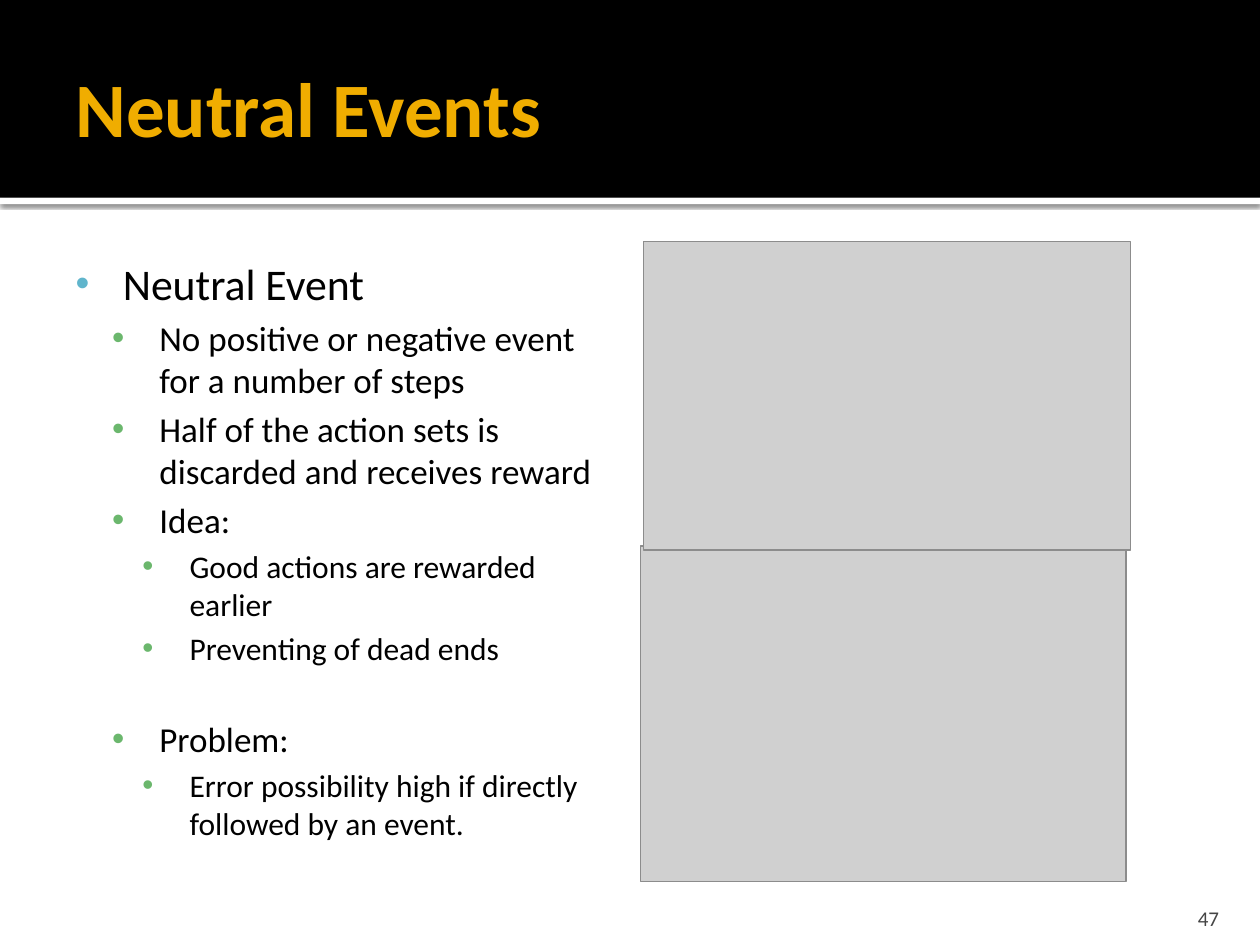
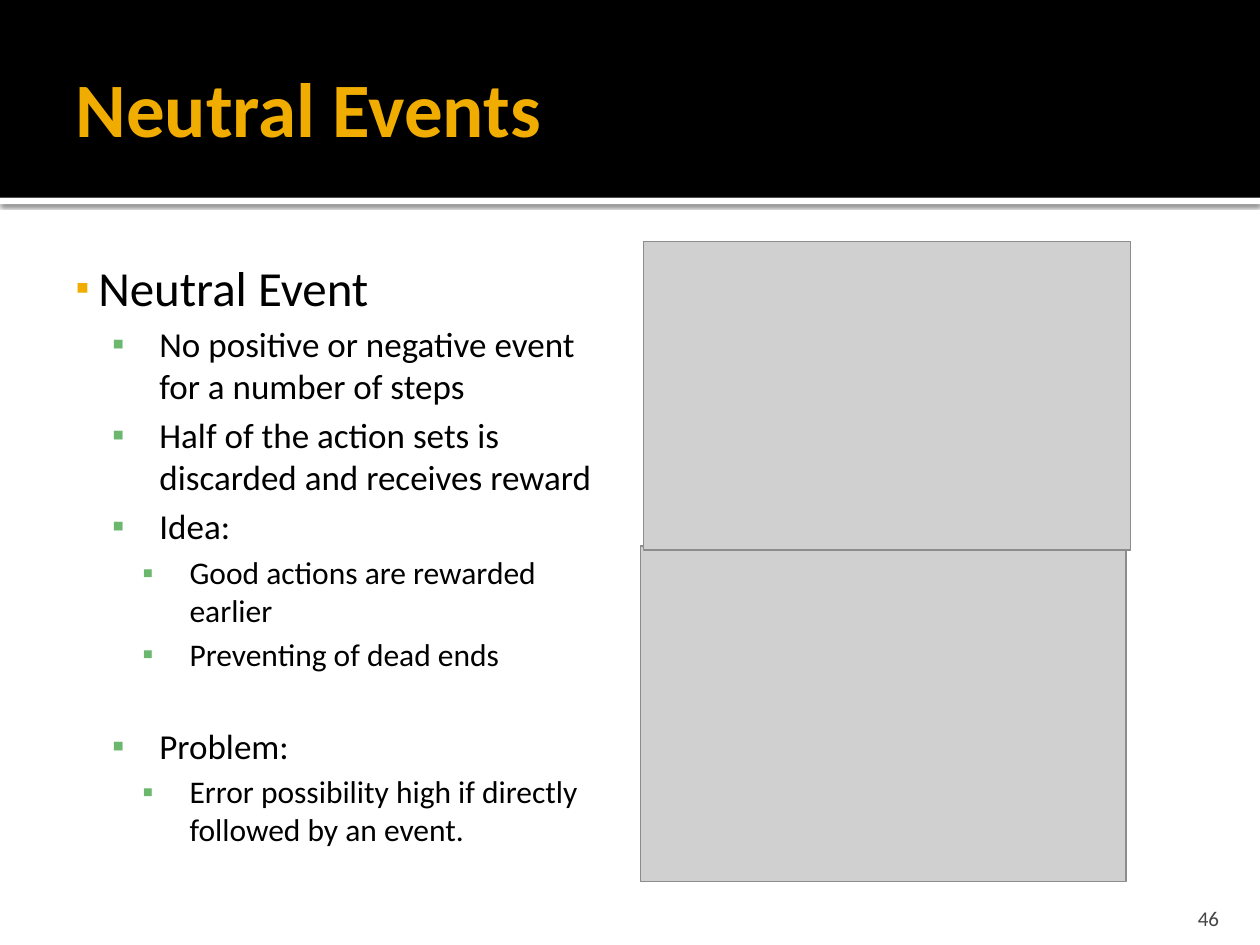
Before and after one commit to ClemensLode/GECCO-XCS-paper, a slide deck: slide 46 of Presentation/Adaption of XCS to Multi-Learner Predator.pptx (slide 47 before the commit). Drawn at 1260x945 pixels with LibreOffice and Linux fonts; fonts in the diff are those of the drawing; grey boxes stand for pictures. Boxes give left, top, right and bottom in pixels: in the first picture for what was removed or moved away, otherwise in the second. Text is boxed around its words. In the diff, an @@ line names an element or a change of style, - is before the commit and + after.

```diff
--- a/Presentation/Adaption of XCS to Multi-Learner Predator.pptx
+++ b/Presentation/Adaption of XCS to Multi-Learner Predator.pptx
@@ text "Neutral Event" at (98, 272, 591, 846): size 25 to 28 pt in "Neutral Event"; bullet • to ▪; list level 2 to 1 in "Neutral Event"; bullet colour #60B5CC to #F0AD00 @@
@@ page number at (1198, 912, 1219, 926): text changed @@
-47
+46
```
Also in this commit, not shown: 18 other slides changed, 7 slides added, 34 slides removed, 1 other file.
